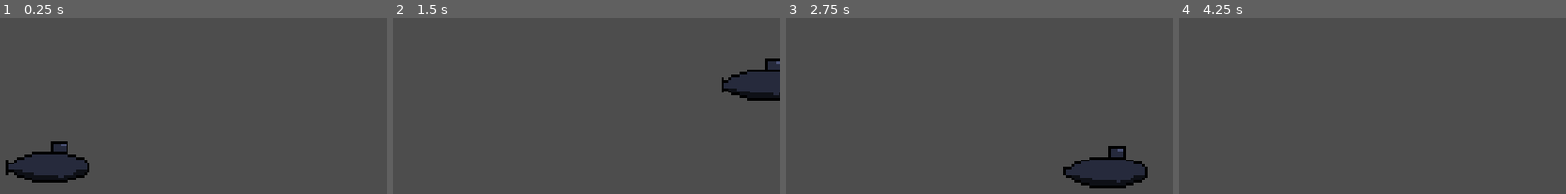
Above: before the commit, frames 1-4 (left to right).
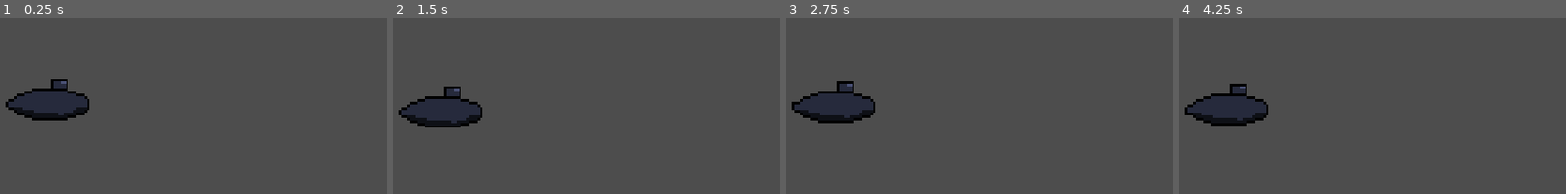
Above: after the commit, the same moments.

Repository: Lokynka/Depth-Rush
Game: Godot game, scene res://scenes/game.tscn
Same seed, same stepped clock (60 frames per second), same inputs: the game is played once before the commit and once after it.
Inputs:
- Up to frame 1 (0.25 s): no input
- Up to frame 2 (1.5 s): tap Enter (ui_accept) at 0.5, 0.6, 0.77, 1.07, 1.35 s; hold Right (ui_right) from 0.53 s (still down)
- Up to frame 3 (2.75 s): tap Enter (ui_accept) at 1.52, 1.82, 2, 2.1 s; release Right (ui_right) at 2.03 s; hold Left (ui_left) from 2.03 s (still down)
- Up to frame 4 (4.25 s): release Left (ui_left) at 2.78 s; hold Right (ui_right) from 2.78 s (still down); tap Enter (ui_accept) at 2.85, 3.02, 3.32, 3.6, 3.77, 4.07 s

The runs differ from the first frame. In frame 1, 6.6% of the frame differs, in the area x 1-24%, y 34-94%; in frame 2, 5.8%; in frame 3, 6.7%, in the area x 1-94%, y 35-97%; in frame 4, 3.4%.

Commit message:
male upravy pohybu

Diff:
--- a/depth-rush/project.godot
+++ b/depth-rush/project.godot
@@ -20,6 +20,39 @@
 window/stretch/mode="canvas_items"
 window/stretch/aspect="expand"
 
+[input]
+
+move_left={
+"deadzone": 0.2,
+"events": [Object(InputEventKey,"resource_local_to_scene":false,"resource_name":"","device":-1,"window_id":0,"alt_pressed":false,"shift_pressed":false,"ctrl_pressed":false,"meta_pressed":false,"pressed":false,"keycode":0,"physical_keycode":65,"key_label":0,"unicode":97,"location":0,"echo":false,"script":null)
+]
+}
+move_right={
+"deadzone": 0.2,
+"events": [Object(InputEventKey,"resource_local_to_scene":false,"resource_name":"","device":-1,"window_id":0,"alt_pressed":false,"shift_pressed":false,"ctrl_pressed":false,"meta_pressed":false,"pressed":false,"keycode":0,"physical_keycode":68,"key_label":0,"unicode":100,"location":0,"echo":false,"script":null)
+]
+}
+move_up={
+"deadzone": 0.2,
+"events": [Object(InputEventKey,"resource_local_to_scene":false,"resource_name":"","device":-1,"window_id":0,"alt_pressed":false,"shift_pressed":false,"ctrl_pressed":false,"meta_pressed":false,"pressed":false,"keycode":0,"physical_keycode":87,"key_label":0,"unicode":119,"location":0,"echo":false,"script":null)
+]
+}
+move_down={
+"deadzone": 0.2,
+"events": [Object(InputEventKey,"resource_local_to_scene":false,"resource_name":"","device":-1,"window_id":0,"alt_pressed":false,"shift_pressed":false,"ctrl_pressed":false,"meta_pressed":false,"pressed":false,"keycode":0,"physical_keycode":83,"key_label":0,"unicode":115,"location":0,"echo":false,"script":null)
+]
+}
+shield={
+"deadzone": 0.2,
+"events": [Object(InputEventKey,"resource_local_to_scene":false,"resource_name":"","device":-1,"window_id":0,"alt_pressed":false,"shift_pressed":false,"ctrl_pressed":false,"meta_pressed":false,"pressed":false,"keycode":0,"physical_keycode":32,"key_label":0,"unicode":32,"location":0,"echo":false,"script":null)
+]
+}
+pause={
+"deadzone": 0.2,
+"events": [Object(InputEventKey,"resource_local_to_scene":false,"resource_name":"","device":16,"window_id":0,"alt_pressed":false,"shift_pressed":false,"ctrl_pressed":false,"meta_pressed":false,"pressed":false,"keycode":0,"physical_keycode":4194305,"key_label":0,"unicode":0,"location":0,"echo":false,"script":null)
+]
+}
+
 [physics]
 
 3d/physics_engine="Jolt Physics"
--- a/depth-rush/scenes/game.tscn
+++ b/depth-rush/scenes/game.tscn
@@ -3,6 +3,7 @@
 [ext_resource type="PackedScene" uid="uid://txbcy3g6oavv" path="res://scenes/player.tscn" id="1_uwrxv"]
 
 [sub_resource type="WorldBoundaryShape2D" id="WorldBoundaryShape2D_dtglo"]
+distance = -12.0
 
 [node name="Game" type="Node2D" unique_id=1017686189]
 
--- a/depth-rush/scenes/player.tscn
+++ b/depth-rush/scenes/player.tscn
@@ -9,13 +9,33 @@
 
 [sub_resource type="AtlasTexture" id="AtlasTexture_qhqgy"]
 atlas = ExtResource("1_3vyb7")
-region = Rect2(32, 32, 32, 32)
+region = Rect2(32, 0, 32, 32)
 
 [sub_resource type="AtlasTexture" id="AtlasTexture_dqkch"]
 atlas = ExtResource("1_3vyb7")
+region = Rect2(64, 0, 32, 32)
+
+[sub_resource type="AtlasTexture" id="AtlasTexture_qlg0r"]
+atlas = ExtResource("1_3vyb7")
+region = Rect2(0, 32, 32, 32)
+
+[sub_resource type="AtlasTexture" id="AtlasTexture_tuyoq"]
+atlas = ExtResource("1_3vyb7")
+region = Rect2(32, 32, 32, 32)
+
+[sub_resource type="AtlasTexture" id="AtlasTexture_fjrip"]
+atlas = ExtResource("1_3vyb7")
+region = Rect2(64, 32, 32, 32)
+
+[sub_resource type="AtlasTexture" id="AtlasTexture_smehm"]
+atlas = ExtResource("1_3vyb7")
+region = Rect2(0, 64, 32, 32)
+
+[sub_resource type="AtlasTexture" id="AtlasTexture_ur7pv"]
+atlas = ExtResource("1_3vyb7")
 region = Rect2(32, 64, 32, 32)
 
-[sub_resource type="AtlasTexture" id="AtlasTexture_qlg0r"]
+[sub_resource type="AtlasTexture" id="AtlasTexture_y4r1p"]
 atlas = ExtResource("1_3vyb7")
 region = Rect2(64, 64, 32, 32)
 
@@ -33,14 +53,29 @@
 }, {
 "duration": 1.0,
 "texture": SubResource("AtlasTexture_qlg0r")
+}, {
+"duration": 1.0,
+"texture": SubResource("AtlasTexture_tuyoq")
+}, {
+"duration": 1.0,
+"texture": SubResource("AtlasTexture_fjrip")
+}, {
+"duration": 1.0,
+"texture": SubResource("AtlasTexture_smehm")
+}, {
+"duration": 1.0,
+"texture": SubResource("AtlasTexture_ur7pv")
+}, {
+"duration": 1.0,
+"texture": SubResource("AtlasTexture_y4r1p")
 }],
 "loop": 1,
-"name": &"default",
-"speed": 7.0
+"name": &"move",
+"speed": 10.0
 }]
 
-[sub_resource type="CircleShape2D" id="CircleShape2D_u0ya7"]
-radius = 9.0
+[sub_resource type="RectangleShape2D" id="RectangleShape2D_hb2j5"]
+size = Vector2(32, 16)
 
 [node name="Player" type="CharacterBody2D" unique_id=141420738]
 script = ExtResource("1_g2els")
@@ -48,10 +83,11 @@
 [node name="AnimatedSprite2D" type="AnimatedSprite2D" parent="." unique_id=1871690945]
 position = Vector2(0, -9)
 sprite_frames = SubResource("SpriteFrames_dtglo")
-autoplay = "default"
-frame = 3
-frame_progress = 0.009478375
+animation = &"move"
+autoplay = "move"
+frame = 1
+frame_progress = 0.84277666
 
 [node name="CollisionShape2D" type="CollisionShape2D" parent="." unique_id=1092435863]
-position = Vector2(0, -9)
-shape = SubResource("CircleShape2D_u0ya7")
+position = Vector2(0, -10)
+shape = SubResource("RectangleShape2D_hb2j5")
--- a/depth-rush/scripts/player.gd
+++ b/depth-rush/scripts/player.gd
@@ -1,25 +1,38 @@
 extends CharacterBody2D
 
+@export var max_speed := 90.0
+@export var acceleration := 250.0   # ako rýchlo sa rozbehne
+@export var friction := 150.0       # ako rýchlo spomalí (zotrvačnosť vo vode)
+@export var surface_y := -60.0      # výška hladiny
 
-const SPEED = 130.0
-const JUMP_VELOCITY = -300.0
-
+@onready var sprite: AnimatedSprite2D = $AnimatedSprite2D
 
 func _physics_process(delta: float) -> void:
-	# Add the gravity.
-	if not is_on_floor():
-		velocity += get_gravity() * delta
+	var dir := Input.get_vector("move_left", "move_right", "move_up", "move_down")
 
-	# Handle jump.
-	if Input.is_action_just_pressed("ui_accept") and is_on_floor():
-		velocity.y = JUMP_VELOCITY
-
-	# Get the input direction and handle the movement/deceleration.
-	# As good practice, you should replace UI actions with custom gameplay actions.
-	var direction := Input.get_axis("ui_left", "ui_right")
-	if direction:
-		velocity.x = direction * SPEED
+	# plynulé zrýchľovanie a dobiehanie, aby to pôsobilo ako vo vode
+	if dir != Vector2.ZERO:
+		velocity = velocity.move_toward(dir * max_speed, acceleration * delta)
 	else:
-		velocity.x = move_toward(velocity.x, 0, SPEED)
+		velocity = velocity.move_toward(Vector2.ZERO, friction * delta)
 
 	move_and_slide()
+
+	# ponorka nesmie vyletieť nad hladinu
+	if global_position.y < surface_y:
+		global_position.y = surface_y
+		velocity.y = max(velocity.y, 0.0)
+
+	_update_animation(dir, delta)
+
+func _update_animation(dir: Vector2, delta: float) -> void:
+	# otočenie podľa smeru (sprite je nakreslený smerom doprava)
+	if dir.x != 0:
+		sprite.flip_h = dir.x < 0
+	# vrtuľa sa točí rýchlejšie, keď ponorka ide rýchlo
+	sprite.speed_scale = 0.3 + velocity.length() / max_speed
+	# jemné naklonenie pri stúpaní a klesaní
+	var tilt := velocity.y / max_speed * 0.25
+	if sprite.flip_h:
+		tilt = -tilt
+	sprite.rotation = lerp(sprite.rotation, tilt, 8.0 * delta)
